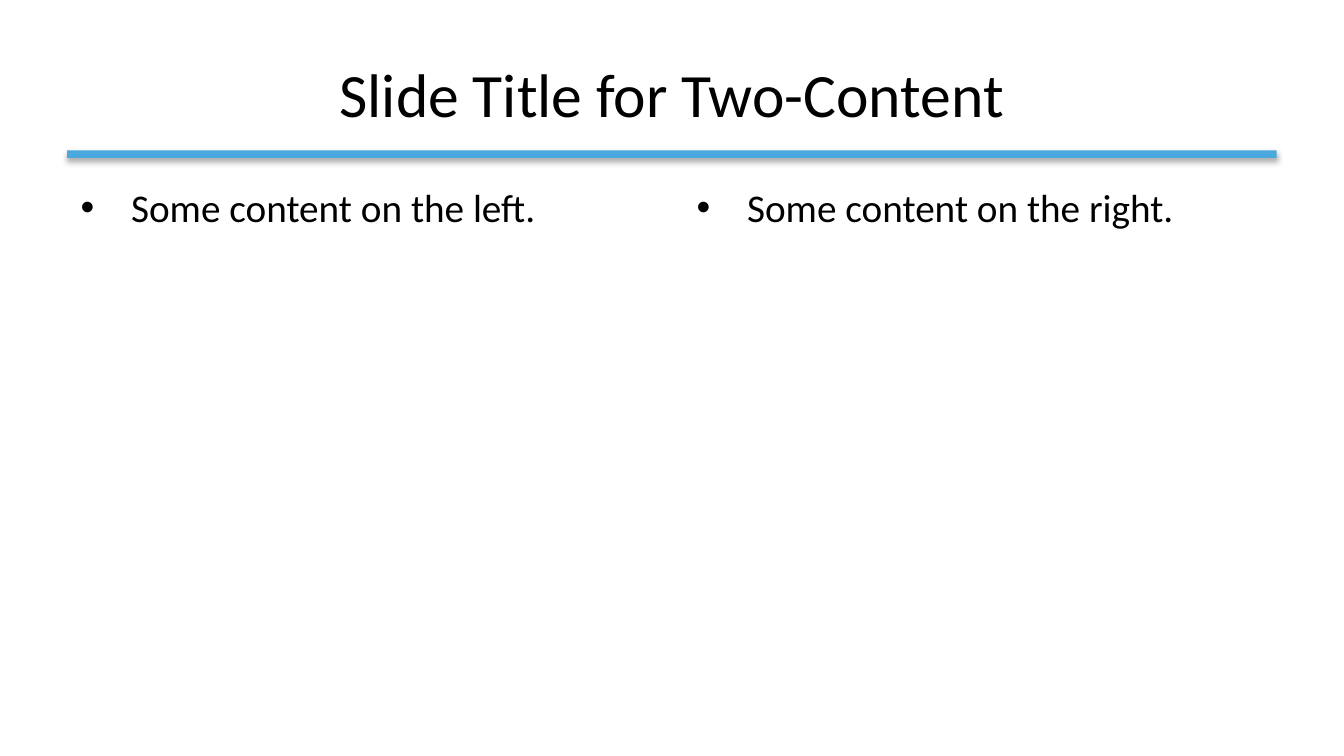
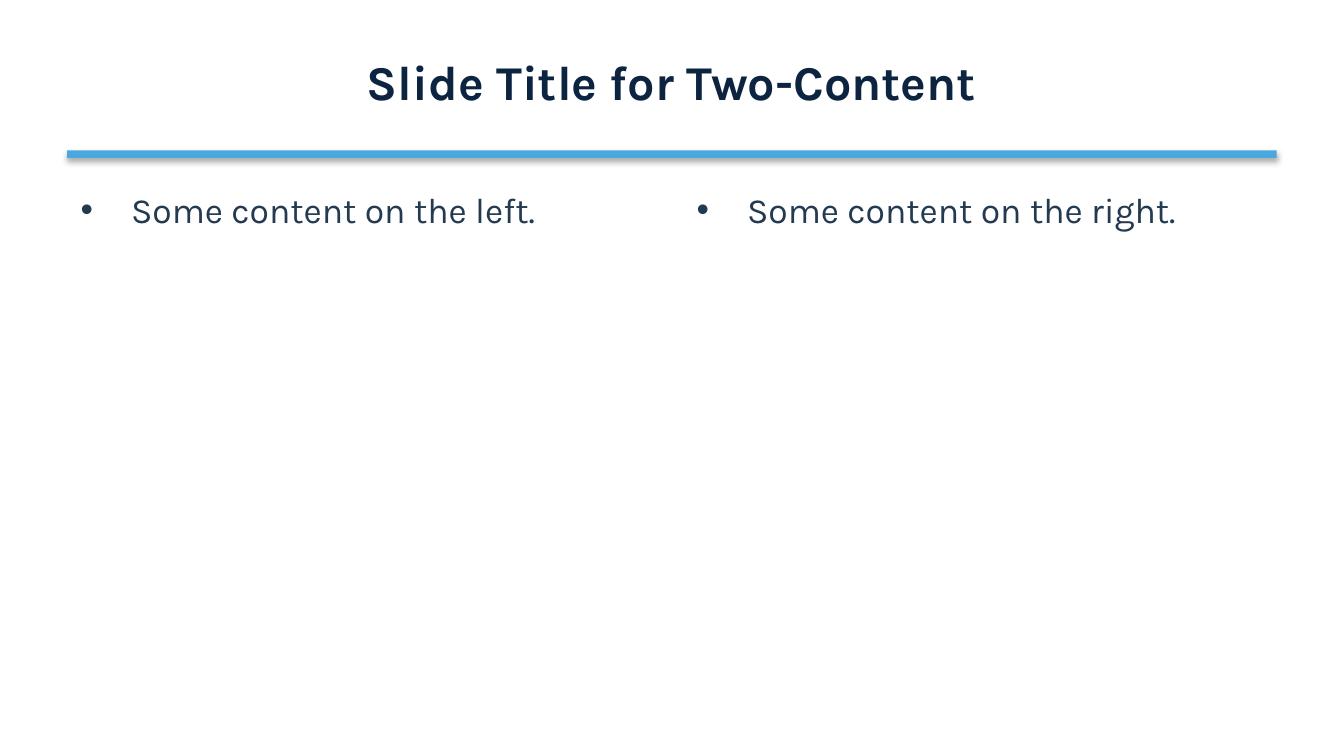
Before and after one commit to patrick-andrade/prompt-nao-e-fonte, a slide deck: slide 4 of 03-relatorio-qmd/template-referencia.pptx. Drawn at 1344x756 pixels with LibreOffice and Linux fonts; fonts in the diff are those of the drawing. Boxes give left, top, right and bottom in pixels: in the first picture for what was removed or moved away, otherwise in the second. Text is boxed around its words. In the diff, an @@ line names an element or a change of style, - is before the commit and + after.

```diff
--- a/03-relatorio-qmd/template-referencia.pptx
+++ b/03-relatorio-qmd/template-referencia.pptx
@@ title "Slide Title for Two-Content": place and size @@
-title "Slide Title for Two-Content" at [340,74,1004,118]
+title "Slide Title for Two-Content" at [367,65,977,101]
@@ title "Slide Title for Two-Content" at [367,65,977,101]: size 33 to 26 pt, font Calibri to Karla, bold on @@
@@ text "Some content on the left." at [131,198,535,224]: size 21 to 19 pt, font Calibri to Karla, text colour #0C2440 to #243A50 @@
@@ text "Some content on the right." at [747,198,1175,232]: size 21 to 19 pt, font Calibri to Karla, text colour #0C2440 to #243A50 @@
```
Also in this commit, not shown: 3 other slides changed, 41 other files.
